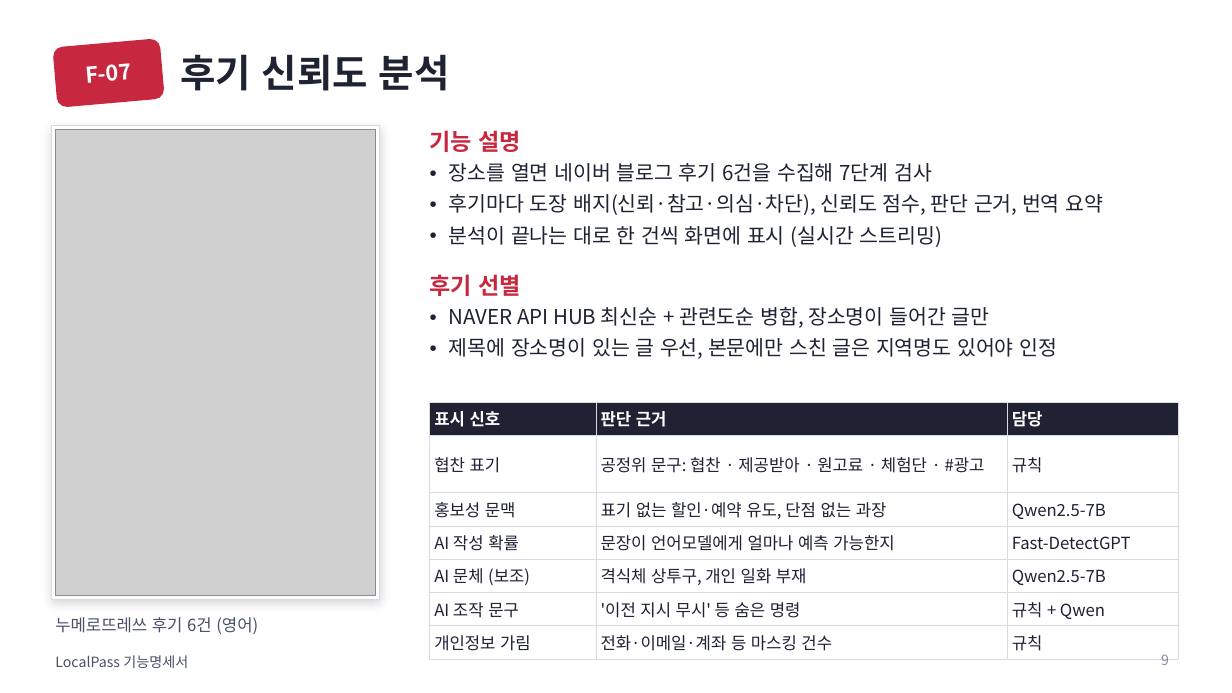
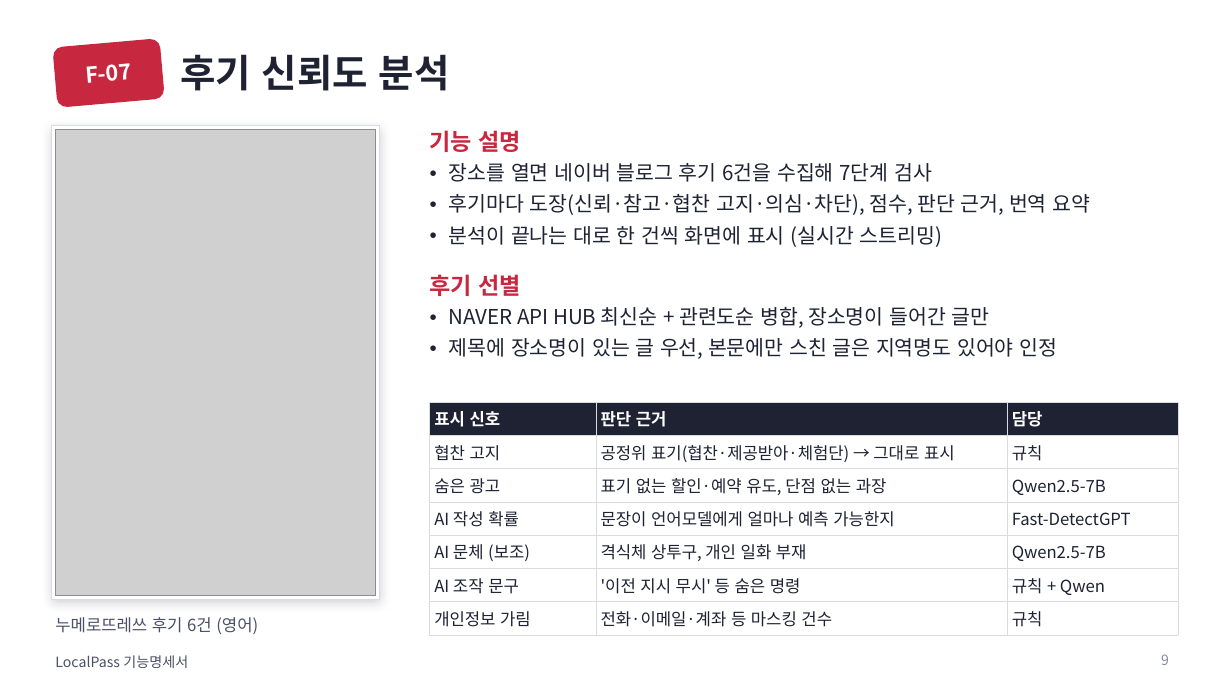
Before and after one commit to 55wind/localpass, a slide deck: slide 9 of docs/LocalPass_기능명세서.pptx. Drawn at 1232x693 pixels with LibreOffice and Linux fonts; fonts in the diff are those of the drawing; grey boxes stand for pictures. Boxes give left, top, right and bottom in pixels: in the first picture for what was removed or moved away, otherwise in the second. Text is boxed around its words. In the diff, an @@ line names an element or a change of style, - is before the commit and + after.

```diff
--- a/docs/LocalPass_기능명세서.pptx
+++ b/docs/LocalPass_기능명세서.pptx
@@ text at [449, 194, 1090, 215]: text changed @@
-• 후기마다 도장 배지(신뢰·참고·의심·차단), 신뢰도 점수, 판단 근거, 번역 요약
+• 후기마다 도장(신뢰·참고·협찬 고지·의심·차단), 점수, 판단 근거, 번역 요약
@@ table at [430, 402, 1178, 631] @@
-row 2, column 1: 협찬 표기
+row 2, column 1: 협찬 고지
-row 2, column 2: 공정위 문구: 협찬 · 제공받아 · 원고료 · 체험단 · #광고
+row 2, column 2: 공정위 표기(협찬·제공받아·체험단) → 그대로 표시
-row 3, column 1: 홍보성 문맥
+row 3, column 1: 숨은 광고
```
Also in this commit, not shown: 9 other slides changed, 5 other files.
